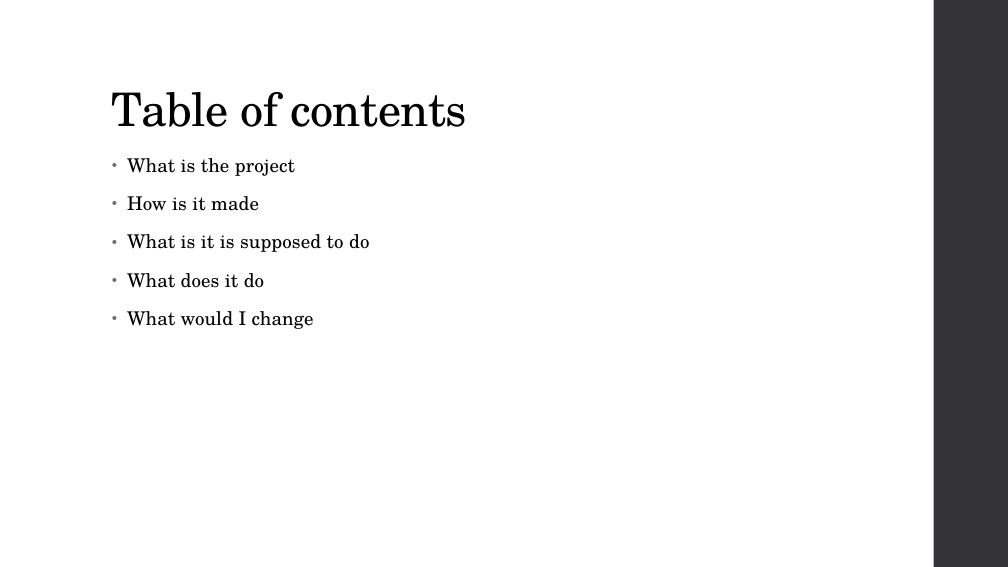
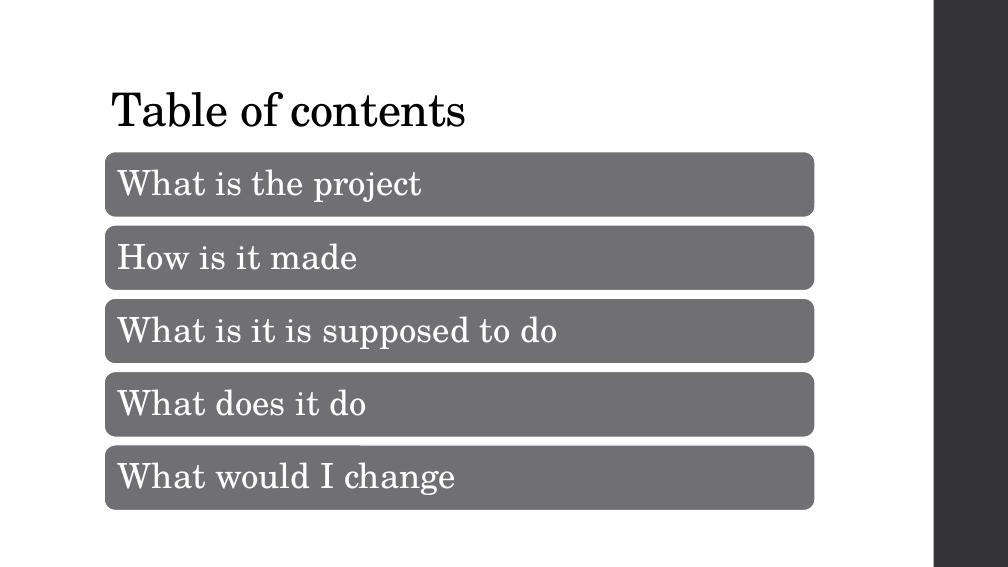
Before and after one commit to AlexanderPetry/Soldeerstation, a slide deck: slide 2 of PRESENTATION/Project ontwerp.pptx. Drawn at 1008x567 pixels with LibreOffice and Linux fonts; fonts in the diff are those of the drawing. Boxes give left, top, right and bottom in pixels: in the first picture for what was removed or moved away, otherwise in the second. Text is boxed around its words. In the diff, an @@ line names an element or a change of style, - is before the commit and + after.

Commit message:
updated presentation + add BOM

```diff
--- a/PRESENTATION/Project ontwerp.pptx
+++ b/PRESENTATION/Project ontwerp.pptx
@@ text removed at (127,158,369,329) @@
-• What is the project
-• How is it made
-• What is it is supposed to do
-• What does it do
-• What would I change
@@ group added at (104,152,815,511): 5 rounded rectangles, 5 texts @@
+What is the project
+How is it made
+What is it is supposed to do
+What does it do
+What would I change
```
Also in this commit, not shown: 5 other slides changed, 1 other file.
